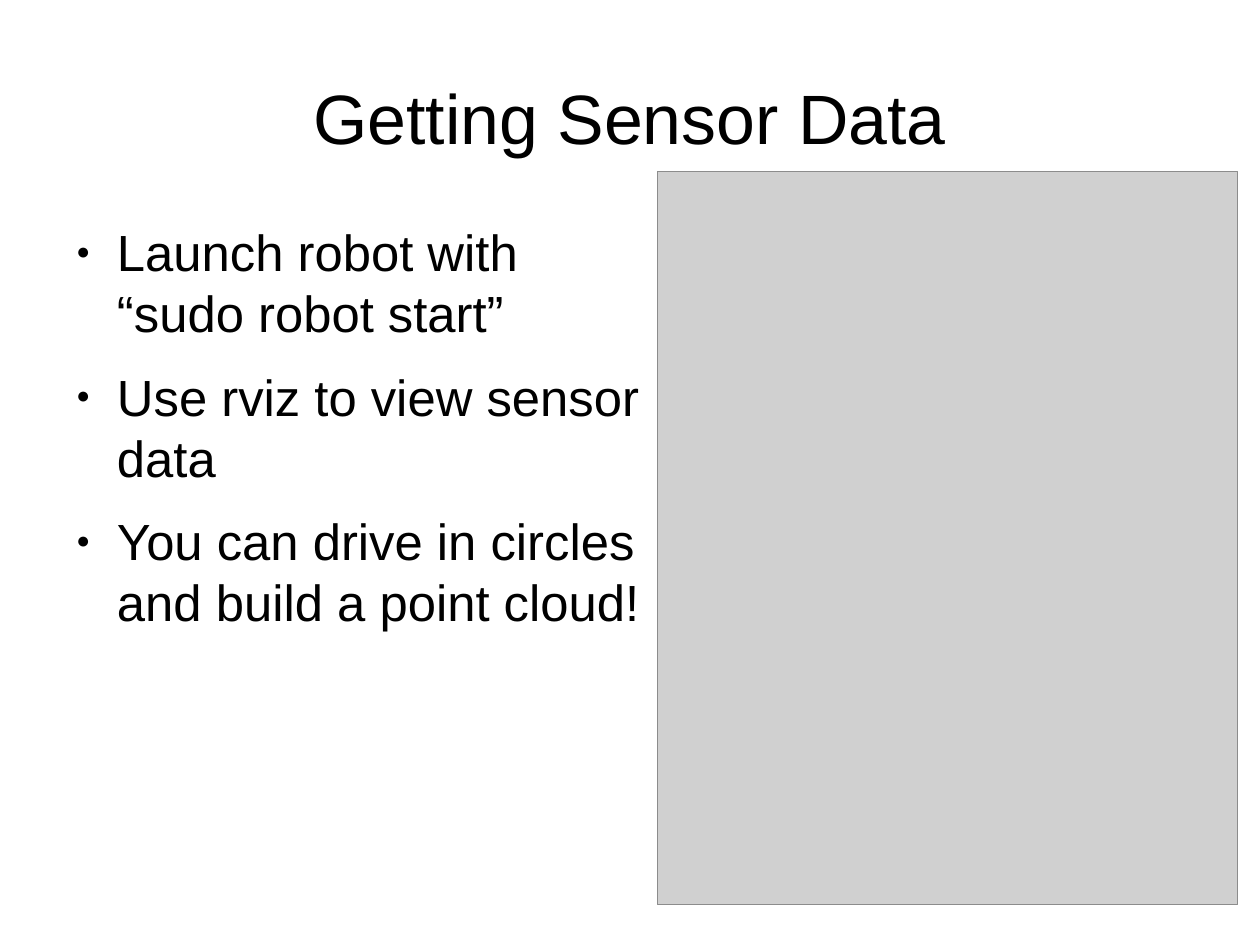
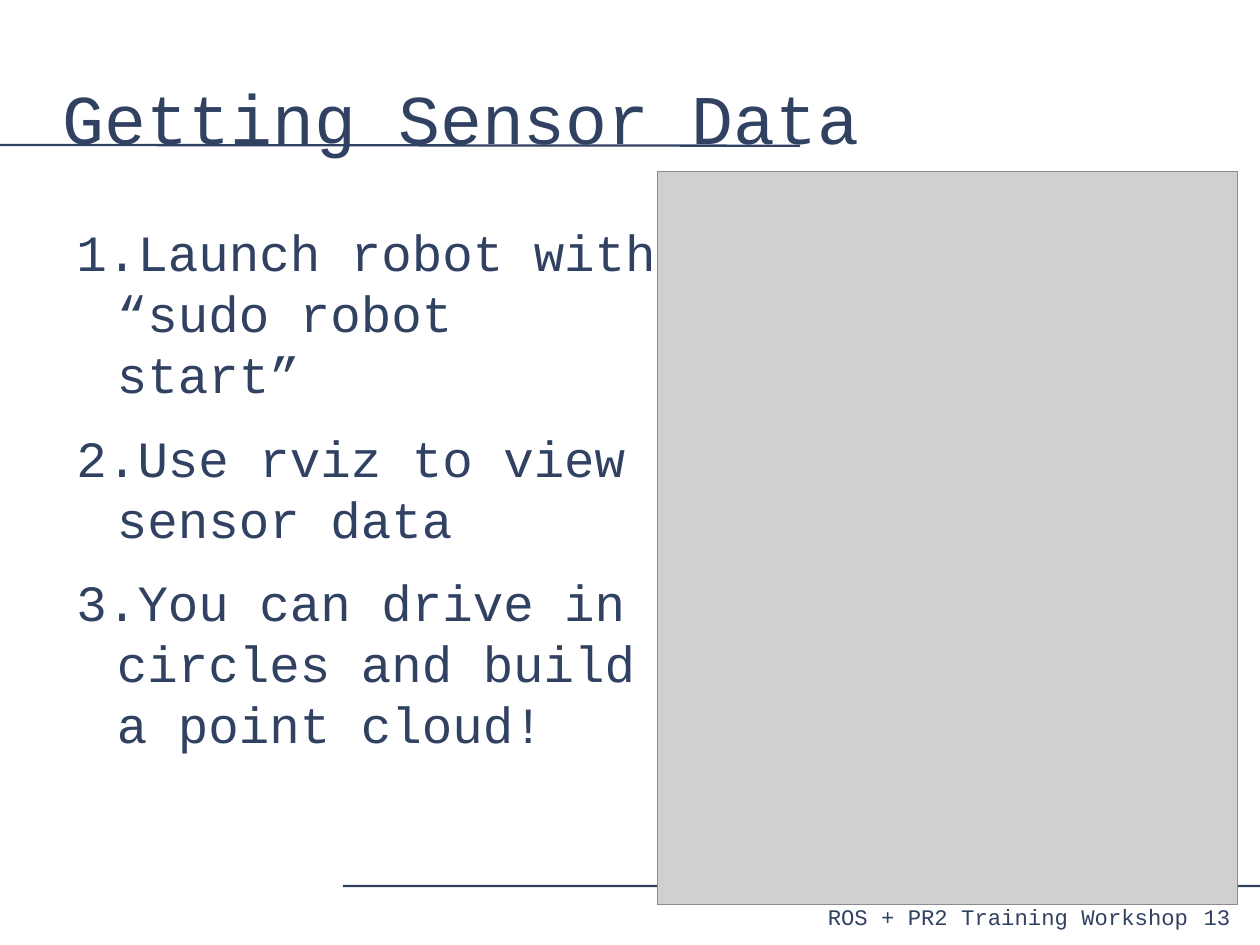
Before and after one commit to PR2/pr2_docs, a slide deck: slide 13 of pr2_training_workshop/modifying_pr2/adding_sensor.odp. Drawn at 1260x945 pixels with LibreOffice and Linux fonts; fonts in the diff are those of the drawing; grey boxes stand for pictures. Boxes give left, top, right and bottom in pixels: in the first picture for what was removed or moved away, otherwise in the second. Text is boxed around its words. In the diff, an @@ line names an element or a change of style, - is before the commit and + after.

```diff
--- a/pr2_training_workshop/modifying_pr2/adding_sensor.odp
+++ b/pr2_training_workshop/modifying_pr2/adding_sensor.odp
@@ title "Getting Sensor Data" at (63,93,860,159): font Arial to Courier New, text colour #000000 to #314162; alignment centre to left @@
@@ line added from (0, 145) to (800, 145), #314162 1.45 pt @@
@@ text "Launch robot with “sudo robot ..." at (76,235,656,754): font Arial to Courier New, text colour #000000 to #314162; bullet ● to 1.; bullet colour #000000 to #314162 @@
@@ line added from (343, 886) to (1260, 886), #314162 1.45 pt @@
@@ text added at (828,909,1188,930), 14 pt, text #314162 @@
+ROS + PR2 Training Workshop
@@ page number added at (1204,910,1231,926), 14 pt, text #314162 @@
+13
```
Also in this commit, not shown: 14 other slides changed.
